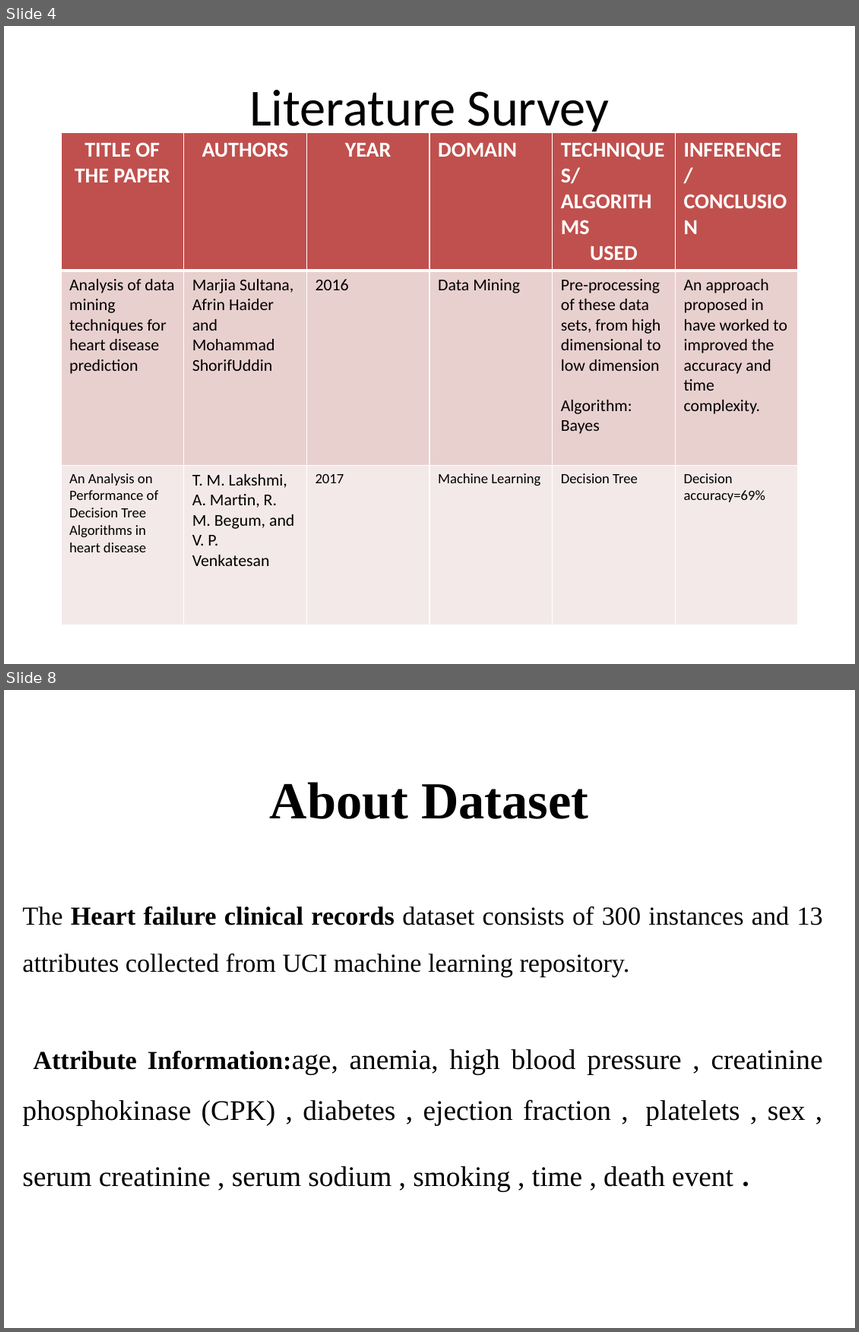
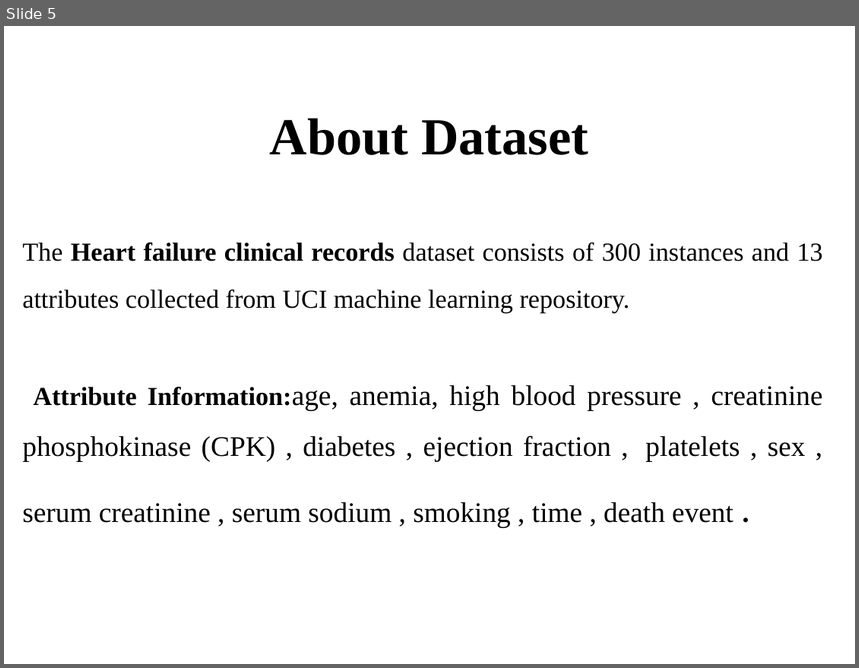
Before and after one commit to sathyapramod/ml-heart-survial, a slide deck: SathyaPramod.pptx. Shown one above the other, each under a label of ours: slides 4 and 8 before the commit, slide 5 after it; the slides between them are not shown. The pictures are 859x1332 and 859x668 pixels, drawn with LibreOffice and Linux fonts; fonts in the diff are those of the drawing; background and template pictures are left out. Boxes give left, top, right and bottom in pixels: in the first picture for what was removed or moved away, otherwise in the second. Text is boxed around its words. In the diff, an @@ line names an element or a change of style, - is before the commit and + after.

```diff
--- a/SathyaPramod.pptx
+++ b/SathyaPramod.pptx
@@ slide 4 removed at box(4, 26, 855, 664), background picture (left out) @@
@@ title removed at box(249, 90, 610, 138) @@
-Literature Survey
@@ table removed at box(61, 132, 797, 605), 3 rows, 6 columns @@
-TITLE OF THE PAPER | AUTHORS | YEAR | DOMAIN | TECHNIQUES/ALGORITHMS / USED | INFERENCE/ / CONCLUSION
-Analysis of data mining techniques for heart disease prediction | Marjia Sultana, Afrin Haider and Mohammad ShorifUddin | 2016 | Data Mining | Pre-processing of these data sets, from high dimensional to low dimension / Algorithm: Bayes | An approach proposed in have worked to improved the accuracy and time complexity.
-An Analysis on Performance of Decision Tree Algorithms in heart disease | T. M. Lakshmi, A. Martin, R. M. Begum, and V. P. Venkatesan | 2017 | Machine Learning | Decision Tree | Decision accuracy=69%
@@ what was slide 8 is now slide 5 @@
```
Also in this commit, not shown: 8 slides changed, 4 slides added, 2 other slides removed, 1 other file.
